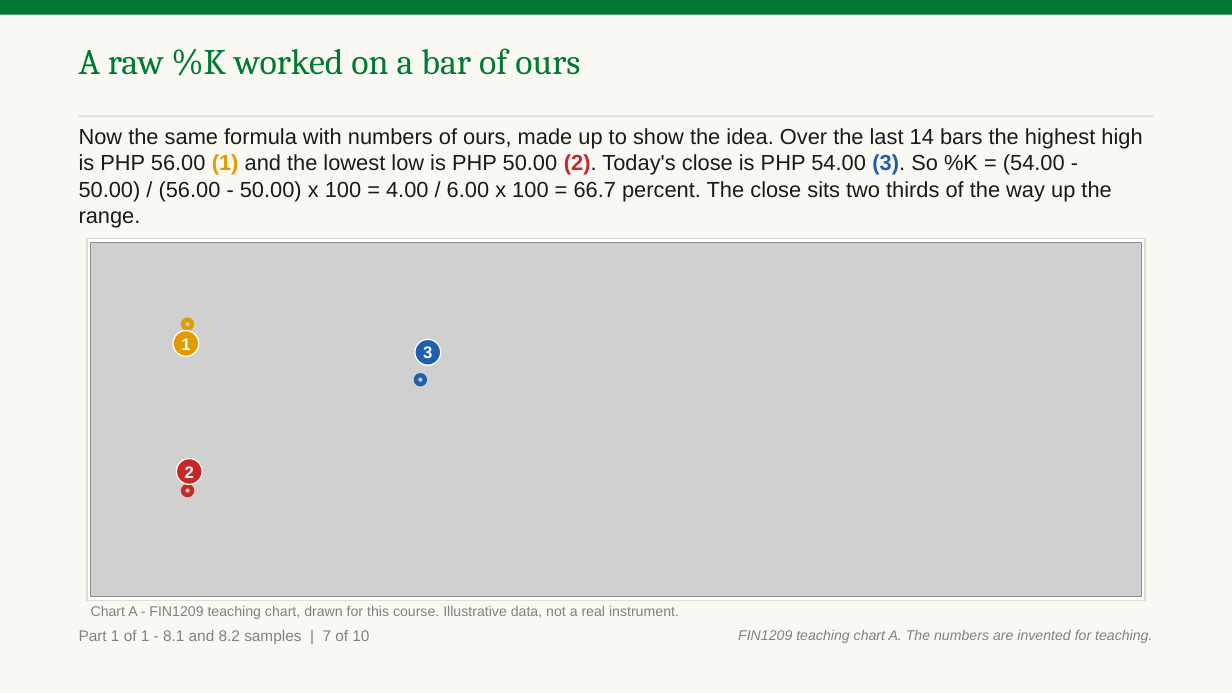
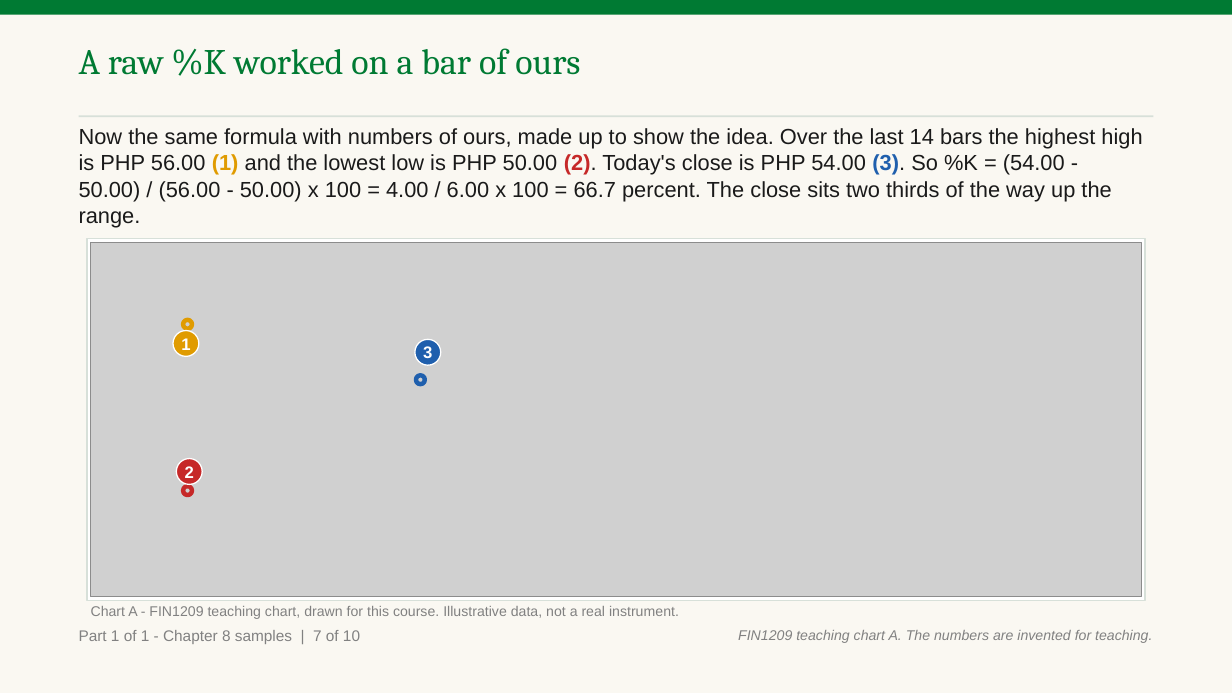
Before and after one commit to benjiesotelo-sudo/Telos_FIN1209, a slide deck: slide 9 of chapter-08/FIN1209-Chapter-08.pptx. Drawn at 1232x693 pixels with LibreOffice and Linux fonts; fonts in the diff are those of the drawing; grey boxes stand for pictures. Boxes give left, top, right and bottom in pixels: in the first picture for what was removed or moved away, otherwise in the second. Text is boxed around its words. In the diff, an @@ line names an element or a change of style, - is before the commit and + after.

Commit message:
Chapter 8 samples: plain wording, section title, committed placeholder deck

```diff
--- a/chapter-08/FIN1209-Chapter-08.pptx
+++ b/chapter-08/FIN1209-Chapter-08.pptx
@@ text at box(79, 630, 360, 644): text changed @@
-Part 1 of 1 - 8.1 and 8.2 samples | 7 of 10
+Part 1 of 1 - Chapter 8 samples | 7 of 10
```
Also in this commit, not shown: 15 other slides changed, 1 other file.
